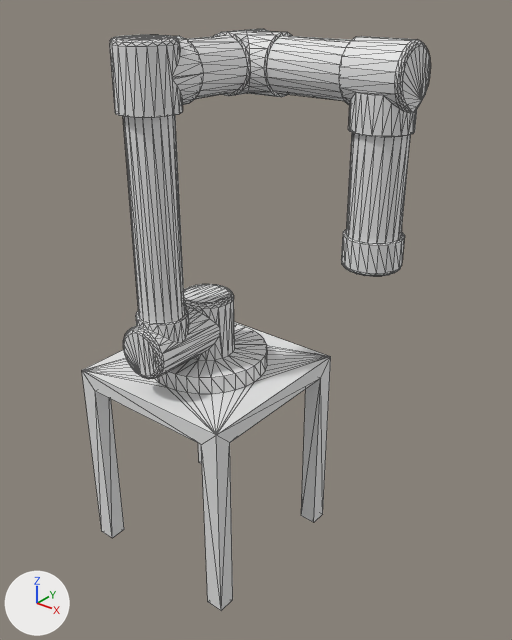
The Blender file Blender/Homework Blender 1/Blender/Robot.blend, before and after one commit.
One viewpoint serves both versions: a camera (50 mm lens) standing at (33.1, -26.6, 37.1) and looking at (6.0, 7.3, 16.1). Every picture has the same lights, and +X, +Y and +Z are marked at lower left. Mesh edges are drawn as thin lines.

In view in the first picture: 'Mesa Cobot'.
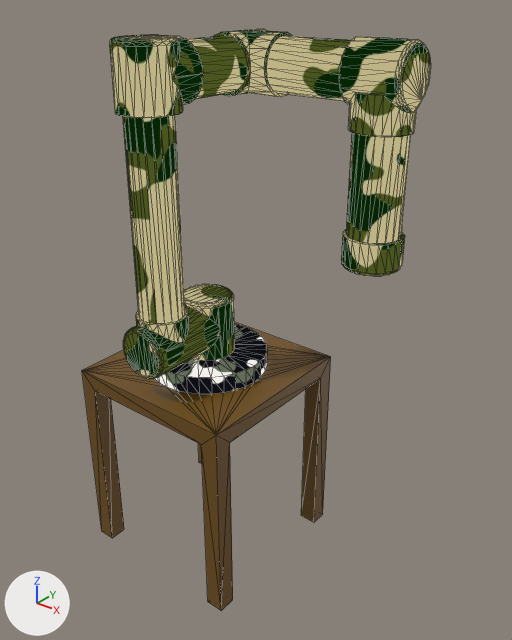
Pixel boxes (x1, y1, x2, y2) of what changed, in the pictures (512 x 640 px):
part 1 of me_mesa_cobot, recoloured
    both: (110, 29, 431, 379)
part 2 of me_mesa_cobot, recoloured
    both: (155, 324, 267, 394)
part 3 of me_mesa_cobot, recoloured (grey to brown)
    both: (82, 322, 331, 611)

Patch to the scene script:
```diff
--- a/Blender/Homework Blender 1/Blender/Robot.blend.py
+++ b/Blender/Homework Blender 1/Blender/Robot.blend.py
@@ img_картинка_1_jpg @@
+img_картинка_1_jpg = load_image('Картинка 1.jpg', '../../Homework Blender 2/Картинка 1.jpg', 900, 900, 'sRGB')
@@ img_картинка_2_jpg @@
+img_картинка_2_jpg = load_image('Картинка 2.jpg', '../../Homework Blender 2/Картинка 2.jpg', 2880, 1800, 'sRGB')
@@ mat_material @@
+mat_material = bpy.data.materials.new('Material')
+mat_material.use_nodes = True; mat_material.node_tree.nodes.clear()
+_N = mat_material.node_tree.nodes; _L = mat_material.node_tree.links
+n0 = _N.new('ShaderNodeOutputMaterial'); n0.name = 'Material Output'
+n1 = _N.new('ShaderNodeTexCoord'); n1.name = 'Texture Coordinate'
+n2 = _N.new('ShaderNodeTexImage'); n2.name = 'Image Texture'
+n2.image = img_картинка_1_jpg
+_L.new(n1.outputs[2], n2.inputs[0])  # 'UV' to 'Vector'
+_L.new(n2.outputs[0], n0.inputs[0])  # 'Color' to 'Surface'
@@ mat_material_002 @@
+mat_material_002 = principled_material('Material.002')
+mat_material_002.base_color = (0.165, 0.0795, 0.0082)  # brown #715016
@@ mat_material_001 @@
+mat_material_001 = bpy.data.materials.new('Material.001')
+mat_material_001.use_nodes = True; mat_material_001.node_tree.nodes.clear()
+_N = mat_material_001.node_tree.nodes; _L = mat_material_001.node_tree.links
+n0 = _N.new('ShaderNodeTexCoord'); n0.name = 'Texture Coordinate'
+n1 = _N.new('ShaderNodeTexImage'); n1.name = 'Image Texture'
+n1.image = img_картинка_2_jpg
+n2 = _N.new('ShaderNodeOutputMaterial'); n2.name = 'Material Output'
+_L.new(n0.outputs[2], n1.inputs[0])  # 'UV' to 'Vector'
+_L.new(n1.outputs[0], n2.inputs[0])  # 'Color' to 'Surface'
@@ me_mesa_cobot @@
 me_mesa_cobot.from_pydata(...)  # 1108 vertices, 2212 faces; spans x -187.0..683.0, y -142.0..1605.0, z -600.0..0.0
 # used by ob_mesa_cobot; location = (0.0, 0.0, 0.0); rotation_euler = (1.571, 0.0, 0.0), in degrees (90, 0, 0); scale = (0.0212, 0.0212, 0.0212)
+# me_mesa_cobot part 1: all 2001 faces centred in x 23.0..683.0, y 623.0..1605.0, z -600.0..0.0 switch from no material to mat_material
+# me_mesa_cobot part 2: all 117 faces centred in x -86.0..312.0, y 578.0..618.0, z -499.0..-101.0 switch from no material to mat_material_001
+# me_mesa_cobot part 3: all 94 faces centred in x -187.0..413.0, y -142.0..558.0, z -600.0..0.0 switch from no material to mat_material_002 (brown #715016)
```
